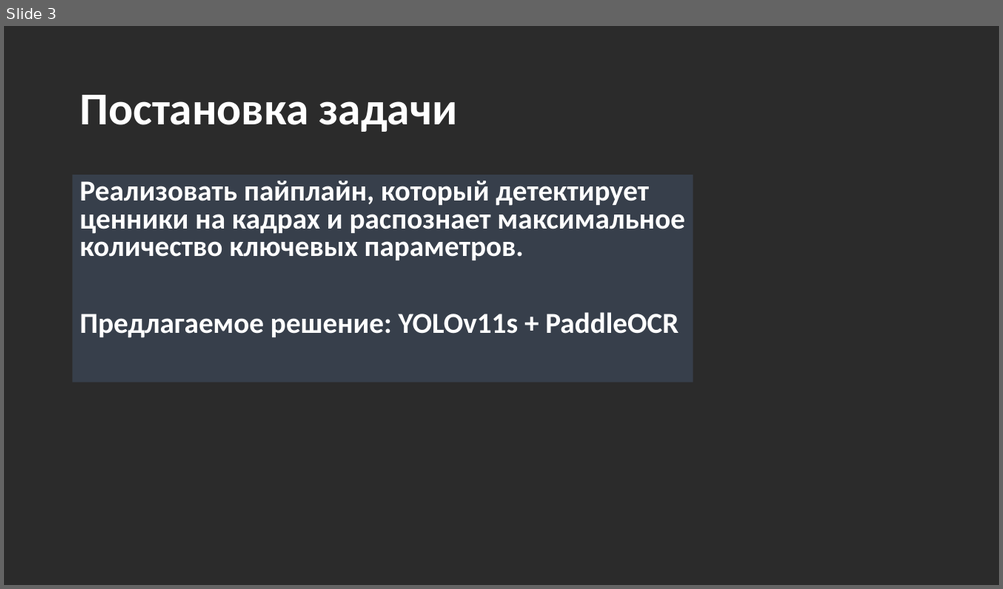
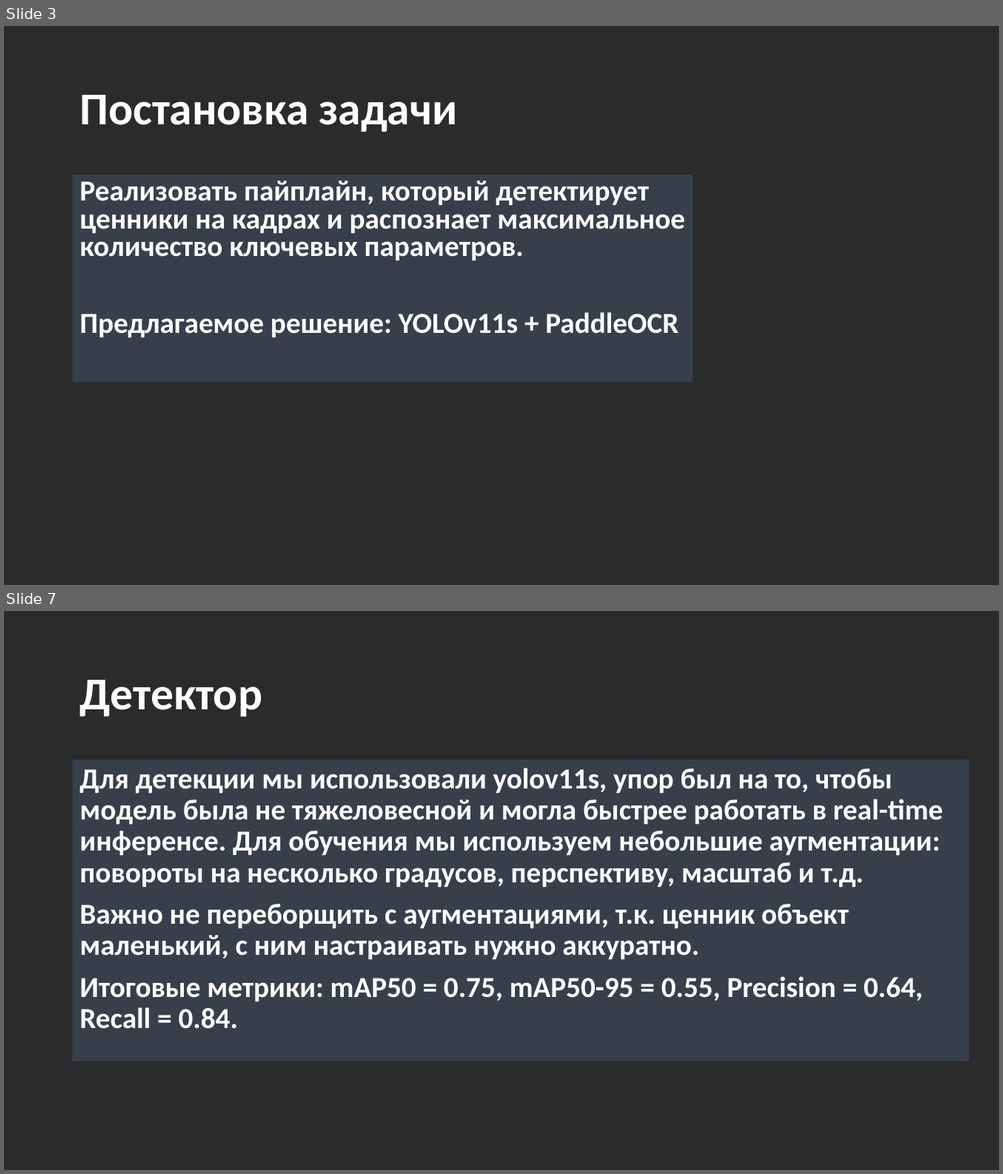
Before and after one commit to VladisRave/Lent_Frankenstein, a slide deck: Lent_Frankenstein.pptx. Shown one above the other, each under a label of ours: slide 3 before the commit, slides 3 and 7 after it; the slides between them are not shown. The pictures are 1003x589 and 1003x1174 pixels, drawn with LibreOffice and Linux fonts; fonts in the diff are those of the drawing; background and template pictures are left out; a plain dark background stands for a picture behind light text. Boxes give left, top, right and bottom in pixels: in the first picture for what was removed or moved away, otherwise in the second. Text is boxed around its words. In the diff, an @@ line names an element or a change of style, - is before the commit and + after.

```diff
--- a/Lent_Frankenstein.pptx
+++ b/Lent_Frankenstein.pptx
@@ slide 7 added at [4, 611, 999, 1170], background picture (left out) @@
@@ title added at [79, 680, 262, 717], 44 pt, text #FFFFFF, bold @@
+Детектор
@@ text added at [73, 760, 970, 1062], fill #44546A at 51% opacity, 28 pt, text #FFFFFF, bold @@
+Для детекции мы использовали yolov11s, упор был на то, чтобы модель была не тяжеловесной и могла быстрее работать в real-time инференсе. Для обучения мы используем небольшие аугментации: повороты на несколько градусов, перспективу, масштаб и т.д.
+Важно не переборщить с аугментациями, т.к. ценник объект маленький, с ним настраивать нужно аккуратно.
+Итоговые метрики: mAP50 = 0.75, mAP50-95 = 0.55, Precision = 0.64, Recall = 0.84.
```
Also in this commit, not shown: 2 slides changed, 4 other slides added, 1 slide removed, 2 other files.
